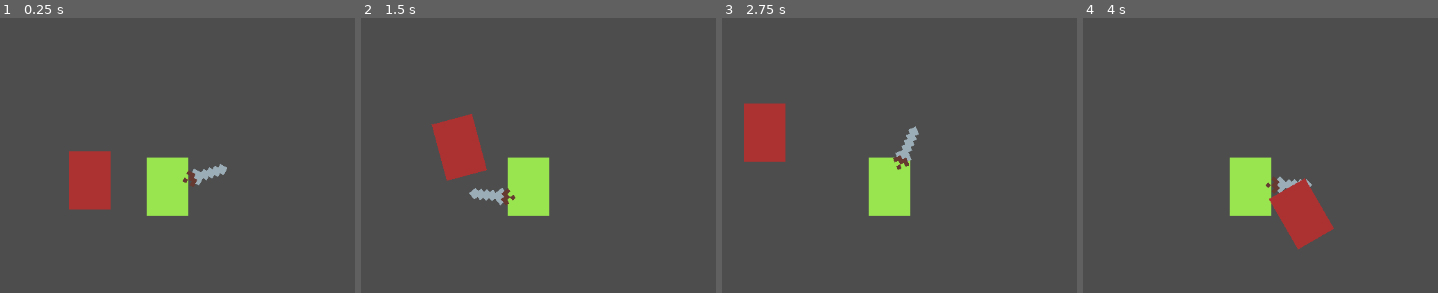
Above: before the commit, frames 1-4 (left to right).
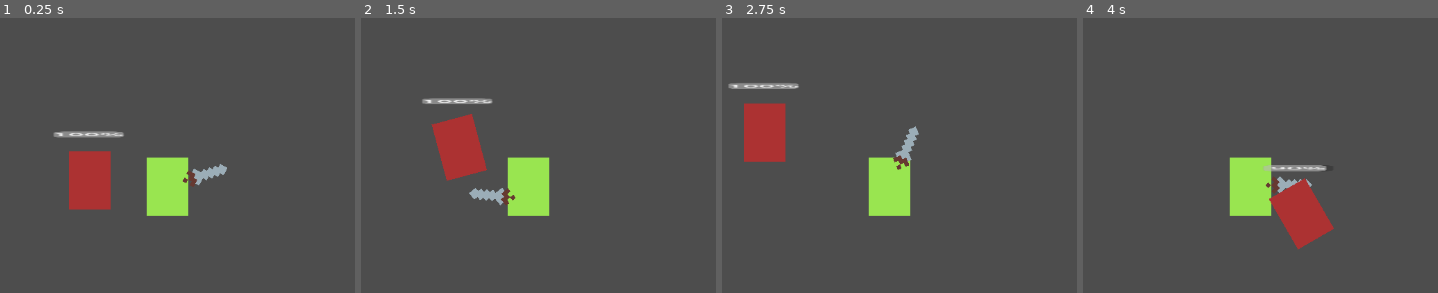
Above: after the commit, the same moments.

Repository: SpeedySion/2D-Hack-and-Slash--Godot-
Game: Godot game, scene res://Scenes/test_scene.tscn
Two runs of this game, one before a commit and one after it. Both use one fixed random seed, a clock stepped at 60 frames per second and the inputs below.
Inputs (mouse positions are in pixels of both pictures, inside the frame that each line leads up to):
- Up to frame 1 (0.25 s): no input
- Up to frame 2 (1.5 s): move the mouse to (705, 161) at 0.52 s; press the mouse at (705, 161) at 0.53 s; hold D (Right) 0.53-1.28 s; move the mouse to (368, 205) at 1.27 s; release the mouse at (368, 205) at 1.28 s; hold S (Down) from 1.28 s (still down); click (368, 205) at 1.35 s
- Up to frame 3 (2.75 s): move the mouse to (970, 84) at 2.02 s; release S (Down) at 2.03 s; press the mouse at (970, 84) at 2.03 s; hold D (Right) from 2.03 s (still down)
- Up to frame 4 (4 s): move the mouse to (1210, 271) at 2.77 s; release D (Right) at 2.78 s; release the mouse at (1210, 271) at 2.78 s; hold W (Up) 2.78-3.53 s; click (1210, 271) at 2.85 s; move the mouse to (outside the picture) at 3.52 s; press the mouse at (outside the picture) at 3.53 s; hold A (Left) from 3.53 s (still down)

The runs differ from the first frame. In frame 1, 0.5% of the frame differs, in the area x 15-35%, y 41-44%; in frame 2, 0.4%; in frame 3, 0.4%; in frame 4, 0.4%.

Commit message:
Added Health Bar Resource

Diff:
--- a/Enemies/test_enemy.tscn
+++ b/Enemies/test_enemy.tscn
@@ -1,9 +1,10 @@
-[gd_scene load_steps=10 format=3 uid="uid://bweigxqeoetqb"]
+[gd_scene load_steps=11 format=3 uid="uid://bweigxqeoetqb"]
 
 [ext_resource type="Script" path="res://Scenes/TestEnemy.gd" id="1_dqilx"]
 [ext_resource type="Texture2D" uid="uid://dwv00wylmrx4f" path="res://Enemies/RedRectSprite-001.png" id="2_fle1a"]
 [ext_resource type="Script" path="res://NewNodes/HurtBox.gd" id="3_62os6"]
 [ext_resource type="Script" path="res://NewNodes/HitBox.gd" id="4_yxw2h"]
+[ext_resource type="Script" path="res://NewNodes/HealthBar.gd" id="5_vqod2"]
 
 [sub_resource type="RectangleShape2D" id="RectangleShape2D_bocqv"]
 size = Vector2(10, 12)
@@ -103,3 +104,15 @@
 "": SubResource("AnimationLibrary_fuu8o")
 }
 autoplay = "RESET"
+
+[node name="VBoxContainer" type="VBoxContainer" parent="."]
+offset_left = -9.0
+offset_top = -11.0
+offset_right = 31.0
+offset_bottom = 29.0
+scale = Vector2(0.42, 0.0533335)
+metadata/_edit_use_anchors_ = true
+
+[node name="HealthBar" type="ProgressBar" parent="VBoxContainer"]
+layout_mode = 2
+script = ExtResource("5_vqod2")
--- /dev/null
+++ b/NewNodes/HealthBar.gd
@@ -0,0 +1,19 @@
+class_name HealthBar
+extends ProgressBar
+
+
+func _init():
+	self.step = 1
+
+func _ready():
+	if owner == null:
+		owner = get_parent()
+	if owner.maxhealth != null and owner.health != null:
+		self.value = owner.health
+		self.max_value = owner.maxhealth
+	if owner.has_method("_take_damage"):
+		owner.TAKENDAMAGE.connect(_update_healthbar)
+
+func _update_healthbar(newhealth):
+	print("updated healthbar")
+	self.value = newhealth
--- a/Player/Weapons/sword.gd
+++ b/Player/Weapons/sword.gd
@@ -1,5 +1,6 @@
 extends Node2D
 
+var attackallow = true
 
 # Called when the node enters the scene tree for the first time.
 func _ready():
@@ -9,5 +10,8 @@
 # Called every frame. 'delta' is the elapsed time since the previous frame.
 func _process(delta):
 	self.rotation = (get_global_mouse_position() - self.global_position).angle() + 0.5
-	if Input.is_action_pressed("LeftClick"):
+	if Input.is_action_pressed("LeftClick") and attackallow == true:
+		attackallow = false
 		$AnimationPlayer.play("Attack")
+		await $AnimationPlayer.animation_finished
+		attackallow = true
--- a/Scenes/TestEnemy.gd
+++ b/Scenes/TestEnemy.gd
@@ -5,17 +5,21 @@
 @export var speed := 200
 var hitstunned := false
 
+signal TAKENDAMAGE(health)
+
 # Called when the node enters the scene tree for the first time.
 func _ready():
+	#var player = get_node("res://Player/player_character.tscn")
 	pass
 
 # Called every frame. 'delta' is the elapsed time since the previous frame.
 func _process(delta):
 	if not hitstunned:
-		position = position.move_toward($"../../Player/PlayerCharacter".global_position, delta * speed)
+		position = position.move_toward($"../../Player/PlayerCharacter".get_global_position(), delta * speed)
 
 
 func _take_damage(damage):
+	TAKENDAMAGE.emit(health)
 	hitstunned = true
 	health -= damage
 	if health <= 0:
